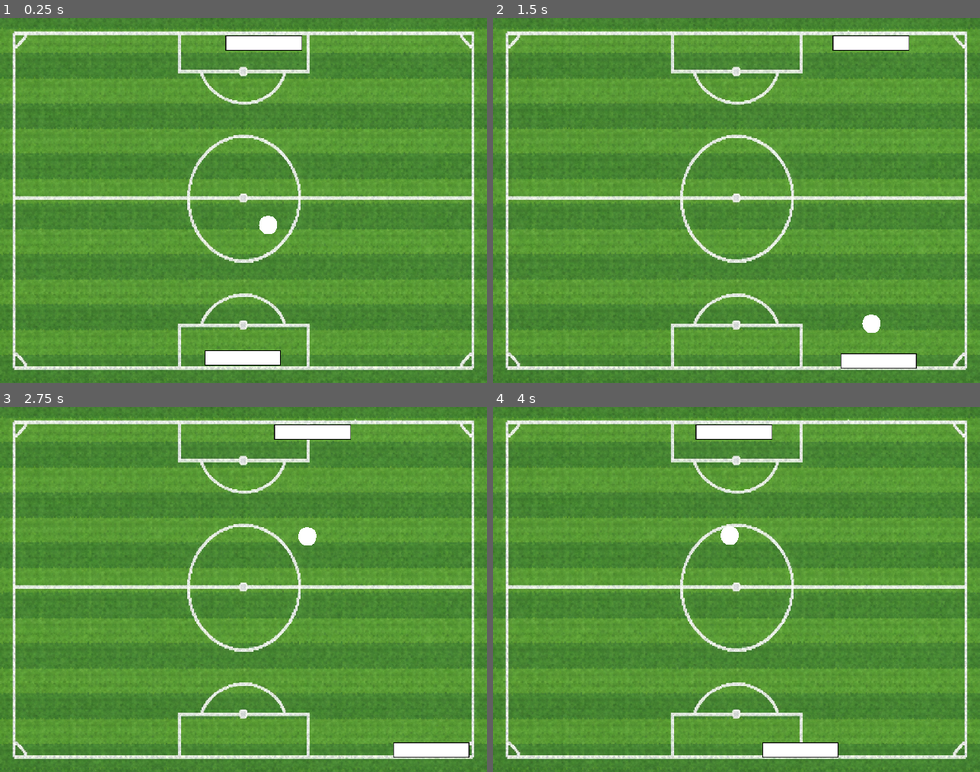
Above: before the commit, frames 1-4 (two rows, left to right).
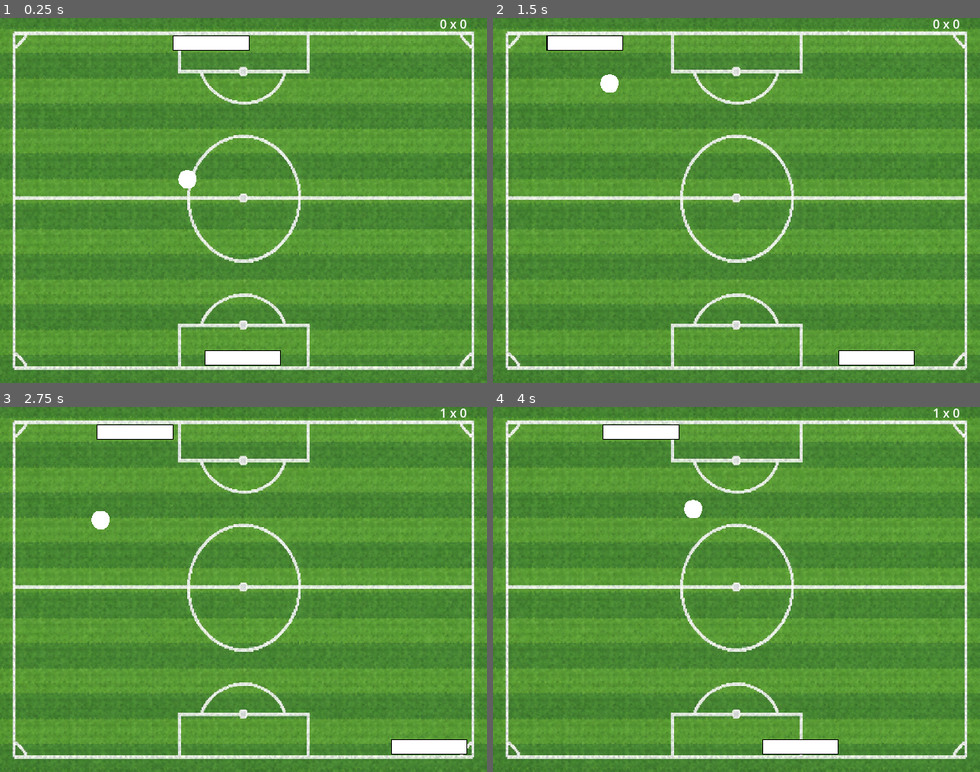
Above: after the commit, the same moments.

Repository: fabiolrodriguez/pong
Game: Godot game, scene res://pong.tscn
Same seed, same stepped clock (60 frames per second), same inputs: the game is played once before the commit and once after it.
Inputs:
- Up to frame 1 (0.25 s): no input
- Up to frame 2 (1.5 s): hold Right (ui_right) 0.53-1.28 s; hold Left (ui_left) from 1.28 s (still down)
- Up to frame 3 (2.75 s): release Left (ui_left) at 2.03 s; hold Right (ui_right) from 2.03 s (still down)
- Up to frame 4 (4 s): release Right (ui_right) at 3.53 s; hold Left (ui_left) from 3.53 s (still down)

The runs differ from the first frame. In frame 1, 1.3% of the frame differs, in the area x 35-96%, y 0-60%; in frame 2, 2.1%, in the area x 10-96%, y 0-97%; in frame 3, 2.0%; in frame 4, 2.0%.

Commit message:
0.1 version and mobile support

Diff:
--- a/ball.tscn
+++ /dev/null
@@ -1,19 +0,0 @@
-[gd_scene format=3 uid="uid://bxevymji3t5c0"]
-
-[ext_resource type="Script" uid="uid://dse8ocd07qu0p" path="res://ball_2d.gd" id="1_x8fbi"]
-
-[sub_resource type="CircleShape2D" id="CircleShape2D_41u45"]
-radius = 12.165525
-
-[node name="ball" type="Node2D" unique_id=1574992840]
-
-[node name="ball2D" type="CharacterBody2D" parent="." unique_id=1548250345]
-script = ExtResource("1_x8fbi")
-
-[node name="colisor" type="CollisionShape2D" parent="ball2D" unique_id=596011778]
-light_mask = 8
-visibility_layer = 7
-shape = SubResource("CircleShape2D_41u45")
-
-[node name="Polygon2D" type="Polygon2D" parent="ball2D/colisor" unique_id=1695593500]
-polygon = PackedVector2Array(-9, -9, -11, -5, -12, 0, -11, 5, -8, 9, -4, 12, 0, 12, 5, 12, 9, 9, 11, 5, 12, 1, 12, -3, 10, -8, 6, -11, 2, -12, -2, -12, -6, -11)
--- a/ball_2d.gd
+++ b/ball_2d.gd
@@ -1,15 +1,109 @@
 extends CharacterBody2D
 
-@export var speed = 200
+@export var speed = 300
 @export var posicao : Vector2
+var start_position : Vector2
+@onready var placar = get_node("../CanvasLayer/placar")
+@onready var victory_panel = get_node("../CanvasLayer2/VictoryPanel")
+@onready var winner = get_node("../CanvasLayer2/VictoryPanel/winner")
+@onready var hit_sound = $AudioStreamPlayer2D
+@onready var hit_goal = $AudioStreamPlayerGoal
+@onready var hit_victory = $AudioStreamPlayerVictory
+@onready var hit_lose = $AudioStreamPlayerLose
+@export var speed_increment = 8.0
+@export var max_speed = 320.0
+@export var min_vertical_ratio = 0.35
+
+var gols_player = 0
+var gols_enemy = 0
 
 func _ready():
 	velocity = Vector2(1,1).normalized() * speed
+	randomize()
+	start_position = global_position
+	reset_ball()
+	victory_panel.visible = false
+
+func atualizar_placar():
+	placar.text = "%s x %s" % [gols_player, gols_enemy]
+
+func reset_ball():
+	global_position = start_position
+
+	var dir_x = [-1, 1].pick_random()
+	var dir_y = randf_range(-0.6, 0.6)
+
+	var dir = Vector2(dir_x, dir_y).normalized()
+
+	speed = 300
+
+	velocity = dir * speed
+
+func mostrar_tela_final(texto: String):
+	winner.text = texto
+	victory_panel.visible = true
+	get_tree().paused = true
+
+func checar_vitoria():
+
+	if gols_player >= 5:
+		mostrar_tela_final("VOCÊ VENCEU")
+		hit_victory.play()
+	if gols_enemy >= 5:
+		hit_lose.play()
+		mostrar_tela_final("ADVERSÁRIO VENCEU")
+
+func _on_restart_button_pressed():
+	get_tree().paused = false
+	get_tree().reload_current_scene()
+
+func _on_quit_button_pressed():
+	get_tree().quit()
+
+func sign_nonzero(value: float) -> float:
+	return -1.0 if value < 0.0 else 1.0
+
+func _fix_ball_angle(v: Vector2) -> Vector2:
+	var dir = v.normalized()
+
+	# Garante componente vertical mínima
+	if abs(dir.y) < min_vertical_ratio:
+		dir.y = min_vertical_ratio * sign_nonzero(dir.y)
+
+	# Reajusta X para continuar unitário
+	dir.x = sign_nonzero(dir.x) * sqrt(max(0.0, 2.0 - dir.y * dir.y))
+
+	return dir.normalized()
 
 func _physics_process(delta):
 
 	var collision = move_and_collide(velocity * delta)
 
 	if collision:
-		velocity = velocity.bounce(collision.get_normal())
+		#velocity = velocity.bounce(collision.get_normal())
+		var collider = collision.get_collider()
+		hit_sound.play()
+		if collider and collider.is_in_group("paddle"):
+			speed = min(speed + speed_increment, max_speed)
+			var camera = get_tree().get_first_node_in_group("main_camera")
+			if camera:
+				camera.shake(5.0)
+
+		speed = speed + 20
+		velocity = velocity.bounce(collision.get_normal()).normalized() * speed
+		global_position += collision.get_normal() * 4.0
 		posicao = global_position
+
+		if collider.name == "gol_enemy":
+			gols_player = gols_player + 1
+			atualizar_placar()
+			hit_goal.play()
+			checar_vitoria()
+			reset_ball()
+
+		if collider.name == "gol_player":
+			gols_enemy = gols_enemy + 1
+			atualizar_placar()
+			hit_goal.play()
+			checar_vitoria()
+			reset_ball()
--- /dev/null
+++ b/camera_2d.gd
@@ -0,0 +1,22 @@
+extends Camera2D
+
+@export var shake_decay: float = 8.0
+@export var max_offset: float = 12.0
+
+var shake_strength: float = 0.0
+
+func _ready():
+	randomize()
+
+func _process(delta):
+	if shake_strength > 0.0:
+		shake_strength = lerp(shake_strength, 0.0, shake_decay * delta)
+		offset = Vector2(
+			randf_range(-shake_strength, shake_strength),
+			randf_range(-shake_strength, shake_strength)
+		)
+	else:
+		offset = Vector2.ZERO
+
+func shake(amount: float):
+	shake_strength = min(shake_strength + amount, max_offset)
--- a/enemy.gd
+++ b/enemy.gd
@@ -1,7 +1,9 @@
 extends AnimatableBody2D
 
-@export var speed = 120
+@export var speed = 200
 @onready var ball = get_node("../ball2D")
+@export var min_x = 60.0
+@export var max_x = 580.0
 
 func _physics_process(delta):
 
--- a/enemy.tscn
+++ /dev/null
@@ -1,22 +0,0 @@
-[gd_scene format=3 uid="uid://odfblytgv034"]
-
-[ext_resource type="Script" uid="uid://dpfq02nio54r3" path="res://enemy.gd" id="1_4gyqm"]
-[ext_resource type="Texture2D" uid="uid://ck1j5nuhcu8t6" path="res://assets/bar.png" id="1_7k104"]
-
-[sub_resource type="RectangleShape2D" id="RectangleShape2D_4gyqm"]
-size = Vector2(101, 19)
-
-[node name="enemy" type="Node2D" unique_id=1101542047]
-
-[node name="AnimatedBody2D" type="AnimatableBody2D" parent="." unique_id=901999197]
-script = ExtResource("1_4gyqm")
-
-[node name="colisor" type="CollisionShape2D" parent="AnimatedBody2D" unique_id=716147081]
-position = Vector2(-0.5, -0.5)
-shape = SubResource("RectangleShape2D_4gyqm")
-debug_color = Color(0.8903534, 0.19589809, 0.6487685, 0.41960785)
-
-[node name="Sprite2D" type="Sprite2D" parent="AnimatedBody2D" unique_id=1785046360]
-position = Vector2(0.5, 0)
-scale = Vector2(1.01, 1)
-texture = ExtResource("1_7k104")
--- a/gol.gd
+++ b/gol.gd
@@ -17,7 +17,7 @@
 		score_enemy += 1
 		reset_ball()
 
-	print("Player: ", score_player, "Enemy: ", score_enemy)
+	#print("Player: ", score_player, "Enemy: ", score_enemy)
 
 func reset_ball():
 
--- a/player.tscn
+++ b/player.tscn
@@ -9,6 +9,8 @@
 [node name="player" type="Node2D" unique_id=1171382406]
 
 [node name="CharacterBody2D" type="CharacterBody2D" parent="." unique_id=1432988777]
+collision_layer = 2
+collision_mask = 5
 script = ExtResource("1_onrkg")
 
 [node name="colisor" type="CollisionShape2D" parent="CharacterBody2D" unique_id=2100925205]
--- a/pong.tscn
+++ b/pong.tscn
@@ -6,15 +6,28 @@
 [ext_resource type="Script" uid="uid://dse8ocd07qu0p" path="res://ball_2d.gd" id="3_eipaa"]
 [ext_resource type="Script" uid="uid://dpfq02nio54r3" path="res://enemy.gd" id="4_ludyb"]
 [ext_resource type="Texture2D" uid="uid://ck1j5nuhcu8t6" path="res://assets/bar.png" id="5_trlu6"]
+[ext_resource type="AudioStream" uid="uid://k7f0nkhlwr0a" path="res://assets/hit.mp3" id="6_trlu6"]
+[ext_resource type="AudioStream" uid="uid://ckwk6rs7eabw8" path="res://assets/goal.mp3" id="7_a6iag"]
+[ext_resource type="AudioStream" uid="uid://buqd5ihfdelqm" path="res://assets/victory.mp3" id="8_iwa0j"]
+[ext_resource type="AudioStream" uid="uid://2fa2rm8mk1c1" path="res://assets/lose.mp3" id="9_bb6i3"]
+[ext_resource type="Texture2D" uid="uid://cqjhhqusi7upl" path="res://assets/ui_buttons_arrow_right_NORMAL.png" id="11_b45as"]
+[ext_resource type="Texture2D" uid="uid://d0ool8ruqmu5f" path="res://assets/ui_buttons_arrow_right_PRESSED.png" id="12_q7yeg"]
+[ext_resource type="Texture2D" uid="uid://de6tl0c3k1f2d" path="res://assets/ui_buttons_arrow_left_NORMAL.png" id="13_i4tco"]
+[ext_resource type="Texture2D" uid="uid://lic6ssgj3ov8" path="res://assets/ui_buttons_arrow_left_PRESSED.png" id="14_46yiu"]
 
 [sub_resource type="RectangleShape2D" id="RectangleShape2D_8w31r"]
 size = Vector2(4, 479)
+
+[sub_resource type="RectangleShape2D" id="RectangleShape2D_ludyb"]
+size = Vector2(625.5, 16)
 
 [sub_resource type="RectangleShape2D" id="RectangleShape2D_7860c"]
 size = Vector2(101, 19)
 
 [sub_resource type="CircleShape2D" id="CircleShape2D_a6iag"]
 radius = 12.165525
+
+[sub_resource type="LabelSettings" id="LabelSettings_ludyb"]
 
 [node name="world" type="Node2D" unique_id=1549769744]
 script = ExtResource("1_ludyb")
@@ -24,19 +37,42 @@
 texture = ExtResource("1_8w31r")
 
 [node name="limite_direito" type="StaticBody2D" parent="Background" unique_id=1549253523]
+collision_mask = 6
 
 [node name="colisor_lateral_direta" type="CollisionShape2D" parent="Background/limite_direito" unique_id=56195748]
-visibility_layer = 2
+visibility_layer = 14
 position = Vector2(-316, -0.5)
 shape = SubResource("RectangleShape2D_8w31r")
 
 [node name="limite_esquerdo" type="StaticBody2D" parent="Background" unique_id=961211308]
+collision_mask = 6
 
 [node name="colisor_lateral_esquerda" type="CollisionShape2D" parent="Background/limite_esquerdo" unique_id=879334072]
+visibility_layer = 14
 position = Vector2(316, -0.5)
 shape = SubResource("RectangleShape2D_8w31r")
 
+[node name="gol_player" type="StaticBody2D" parent="Background" unique_id=286850856]
+collision_mask = 6
+
+[node name="colisor_bottom" type="CollisionShape2D" parent="Background/gol_player" unique_id=2042337774]
+visibility_layer = 8
+position = Vector2(0.25, 232)
+shape = SubResource("RectangleShape2D_ludyb")
+debug_color = Color(0.86086196, 0.309639, 0.49053782, 0.41960785)
+
+[node name="gol_enemy" type="StaticBody2D" parent="Background" unique_id=852731149]
+collision_mask = 6
+
+[node name="colisor_top" type="CollisionShape2D" parent="Background/gol_enemy" unique_id=1888096108]
+visibility_layer = 8
+position = Vector2(0.25, -233)
+shape = SubResource("RectangleShape2D_ludyb")
+debug_color = Color(0.86086196, 0.309639, 0.49053782, 0.41960785)
+
 [node name="enemy2D" type="AnimatableBody2D" parent="." unique_id=925834826]
+collision_layer = 2
+collision_mask = 5
 script = ExtResource("4_ludyb")
 
 [node name="colisor" type="CollisionShape2D" parent="enemy2D" unique_id=1014624882]
@@ -54,6 +90,8 @@
 texture = ExtResource("5_trlu6")
 
 [node name="ball2D" type="CharacterBody2D" parent="." unique_id=1758328135]
+collision_layer = 4
+collision_mask = 7
 script = ExtResource("3_eipaa")
 
 [node name="colisor" type="CollisionShape2D" parent="ball2D" unique_id=2145450171]
@@ -65,5 +103,87 @@
 [node name="Polygon2D" type="Polygon2D" parent="ball2D/colisor" unique_id=1949692795]
 polygon = PackedVector2Array(-9, -9, -11, -5, -12, 0, -11, 5, -8, 9, -4, 12, 0, 12, 5, 12, 9, 9, 11, 5, 12, 1, 12, -3, 10, -8, 6, -11, 2, -12, -2, -12, -6, -11)
 
+[node name="AudioStreamPlayer2D" type="AudioStreamPlayer2D" parent="ball2D" unique_id=1220322338]
+stream = ExtResource("6_trlu6")
+area_mask = 2
+
+[node name="AudioStreamPlayerGoal" type="AudioStreamPlayer2D" parent="ball2D" unique_id=56439604]
+stream = ExtResource("7_a6iag")
+area_mask = 2
+
+[node name="AudioStreamPlayerVictory" type="AudioStreamPlayer2D" parent="ball2D" unique_id=1311811549]
+process_mode = 2
+stream = ExtResource("8_iwa0j")
+area_mask = 2
+
+[node name="AudioStreamPlayerLose" type="AudioStreamPlayer2D" parent="ball2D" unique_id=1861625978]
+process_mode = 2
+stream = ExtResource("9_bb6i3")
+area_mask = 2
+
 [node name="player" parent="." unique_id=1171382406 instance=ExtResource("2_4opyw")]
 position = Vector2(319, 447)
+
+[node name="CanvasLayer" type="CanvasLayer" parent="." unique_id=421965514]
+
+[node name="placar" type="Label" parent="CanvasLayer" unique_id=176797969]
+offset_left = 578.0
+offset_top = -4.0
+offset_right = 618.0
+offset_bottom = 19.0
+text = "0 x 0"
+
+[node name="CanvasLayer2" type="CanvasLayer" parent="." unique_id=1174869244]
+
+[node name="VictoryPanel" type="Panel" parent="CanvasLayer2" unique_id=697017172]
+process_mode = 2
+offset_left = 188.0
+offset_top = 192.0
+offset_right = 429.0
+offset_bottom = 285.0
+
+[node name="QuitButton" type="Button" parent="CanvasLayer2/VictoryPanel" unique_id=1583940679]
+layout_mode = 0
+offset_left = 167.0
+offset_top = 33.0
+offset_right = 210.0
+offset_bottom = 64.0
+text = "SAIR"
+
+[node name="RestartButton" type="Button" parent="CanvasLayer2/VictoryPanel" unique_id=2000499208]
+layout_mode = 0
+offset_left = 26.0
+offset_top = 31.0
+offset_right = 112.0
+offset_bottom = 62.0
+text = "REINICIAR"
+
+[node name="winner" type="Label" parent="CanvasLayer2/VictoryPanel" unique_id=1940449584]
+layout_mode = 0
+offset_left = 26.0
+offset_top = 5.0
+offset_right = 218.0
+offset_bottom = 36.0
+label_settings = SubResource("LabelSettings_ludyb")
+horizontal_alignment = 1
+
+[node name="controls" type="CanvasLayer" parent="." unique_id=542288734]
+
+[node name="buttom_right" type="TouchScreenButton" parent="controls" unique_id=1358612304]
+position = Vector2(529, 395)
+scale = Vector2(2, 2)
+texture_normal = ExtResource("11_b45as")
+texture_pressed = ExtResource("12_q7yeg")
+action = "ui_right"
+visibility_mode = 1
+
+[node name="buttom_left" type="TouchScreenButton" parent="controls" unique_id=70559786]
+position = Vector2(48, 396)
+scale = Vector2(2, 2)
+texture_normal = ExtResource("13_i4tco")
+texture_pressed = ExtResource("14_46yiu")
+action = "ui_left"
+visibility_mode = 1
+
+[connection signal="pressed" from="CanvasLayer2/VictoryPanel/QuitButton" to="ball2D" method="_on_quit_button_pressed"]
+[connection signal="pressed" from="CanvasLayer2/VictoryPanel/RestartButton" to="ball2D" method="_on_restart_button_pressed"]
--- a/project.godot
+++ b/project.godot
@@ -19,6 +19,11 @@
 
 window/size/viewport_width=640
 window/size/viewport_height=480
+window/stretch/mode="canvas_items"
+
+[global_group]
+
+main_camera=""
 
 [layer_names]
 
@@ -26,6 +31,9 @@
 2d_render/layer_2="player"
 2d_render/layer_3="enemy"
 2d_render/layer_4="ball"
+2d_physics/layer_1="background"
+2d_physics/layer_2="paddle"
+2d_physics/layer_3="bola"
 
 [physics]
 
@@ -33,4 +41,5 @@
 
 [rendering]
 
+textures/canvas_textures/default_texture_filter=0
 rendering_device/driver.windows="d3d12"
Not shown, added: assets/bounce.mp3.import
Not shown, added: assets/goal.mp3.import
Not shown, added: assets/hit.mp3.import
Not shown, added: assets/lose.mp3.import
Binary file added: assets/ui_buttons_arrow_left_NORMAL.png
Not shown, added: assets/ui_buttons_arrow_left_NORMAL.png.import
Binary file added: assets/ui_buttons_arrow_left_PRESSED.png
Not shown, added: assets/ui_buttons_arrow_left_PRESSED.png.import
Binary file added: assets/ui_buttons_arrow_right_NORMAL.png
Not shown, added: assets/ui_buttons_arrow_right_NORMAL.png.import
Binary file added: assets/ui_buttons_arrow_right_PRESSED.png
Not shown, added: assets/ui_buttons_arrow_right_PRESSED.png.import
(and 22 more such lines)
